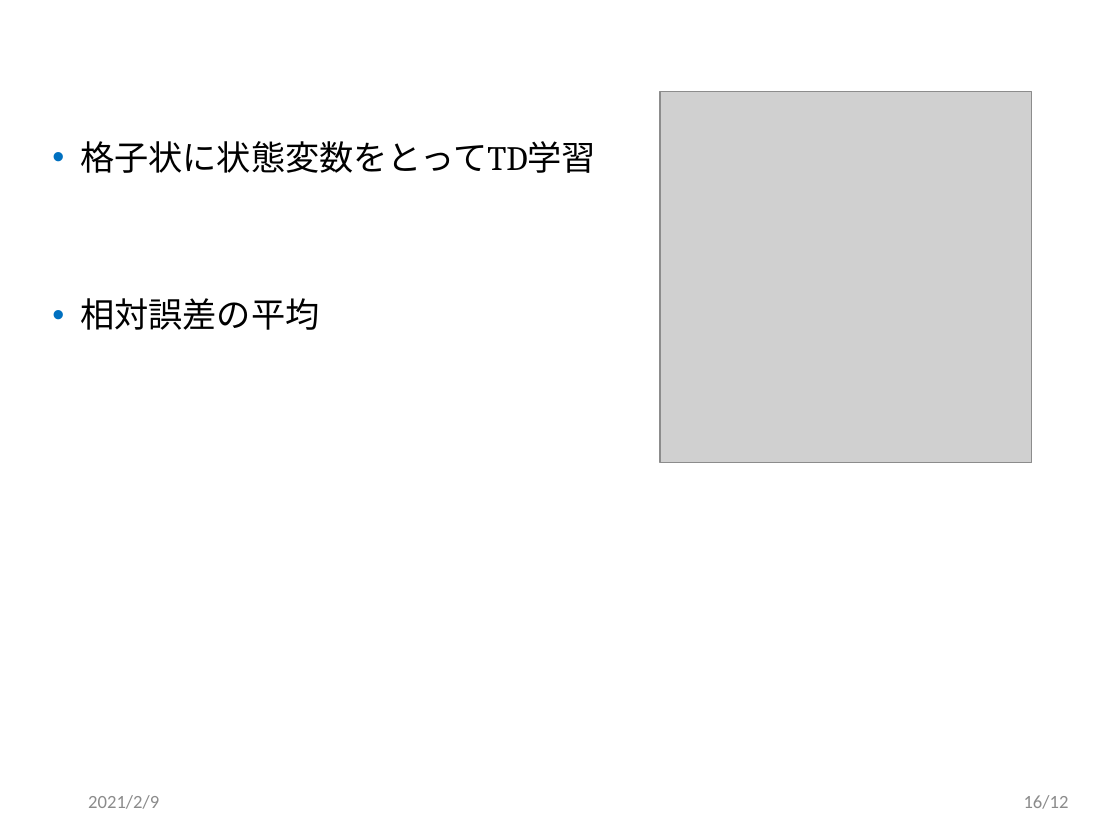
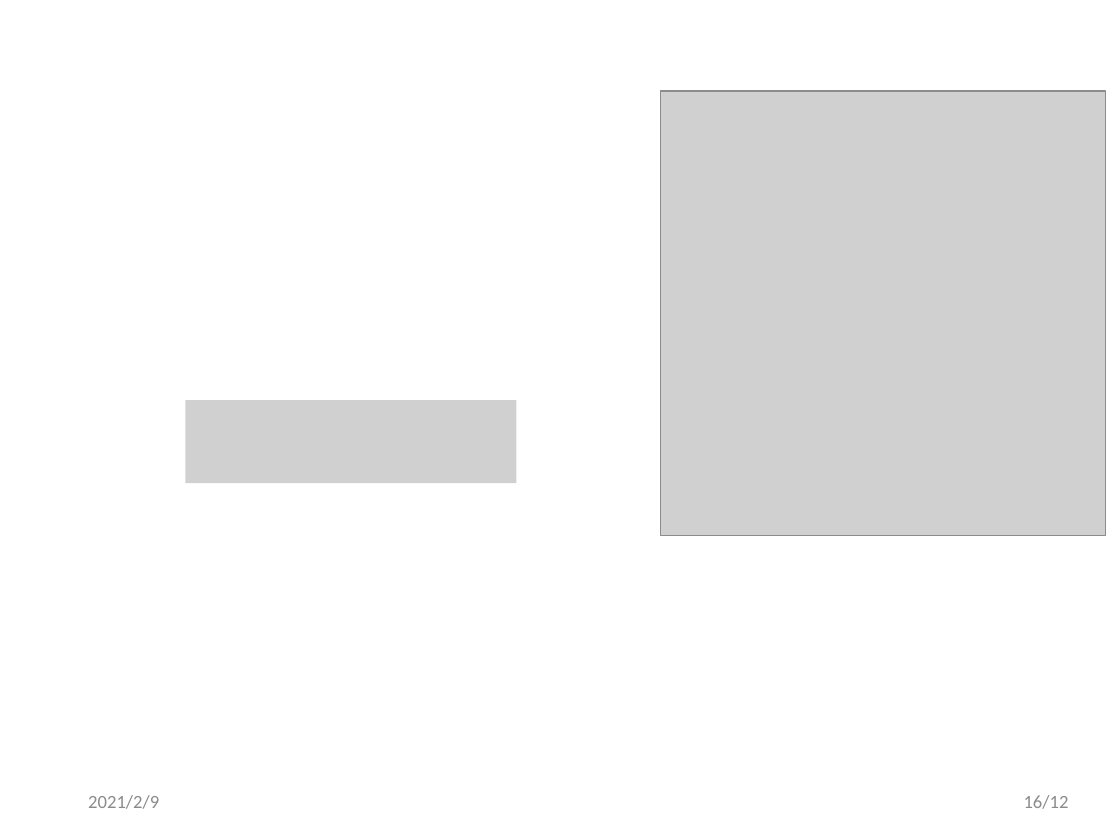
Before and after one commit to ibuki1024/thesis, a slide deck: slide 17 of slide/master.pptx. Drawn at 1120x840 pixels with LibreOffice and Linux fonts; fonts in the diff are those of the drawing; grey boxes stand for pictures; background and template pictures are left out. Boxes give left, top, right and bottom in pixels: in the first picture for what was removed or moved away, otherwise in the second. Text is boxed around its words. In the diff, an @@ line names an element or a change of style, - is before the commit and + after.

```diff
--- a/slide/master.pptx
+++ b/slide/master.pptx
@@ picture resized from (x1=660, y1=92, x2=1032, y2=464) to (x1=661, y1=91, x2=1105, y2=535) @@
@@ text removed at (x1=80, y1=141, x2=596, y2=330) @@
-• 格子状に状態変数をとってTD学習
-• 相対誤差の平均
@@ picture added at (x1=186, y1=400, x2=517, y2=483) @@
```
Also in this commit, not shown: 9 other slides changed, 1 other file.
